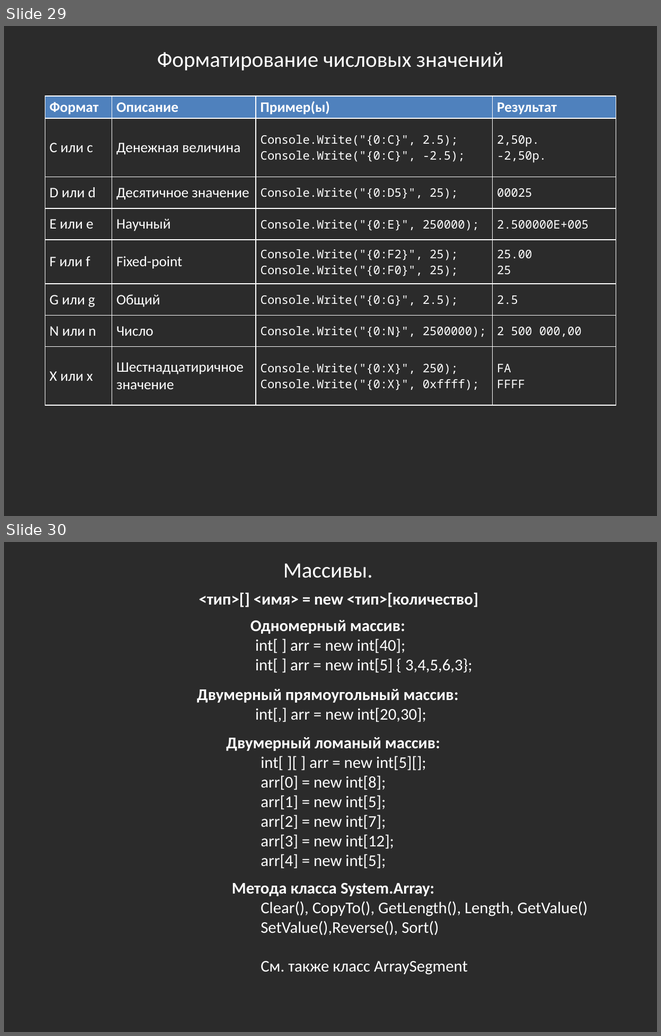
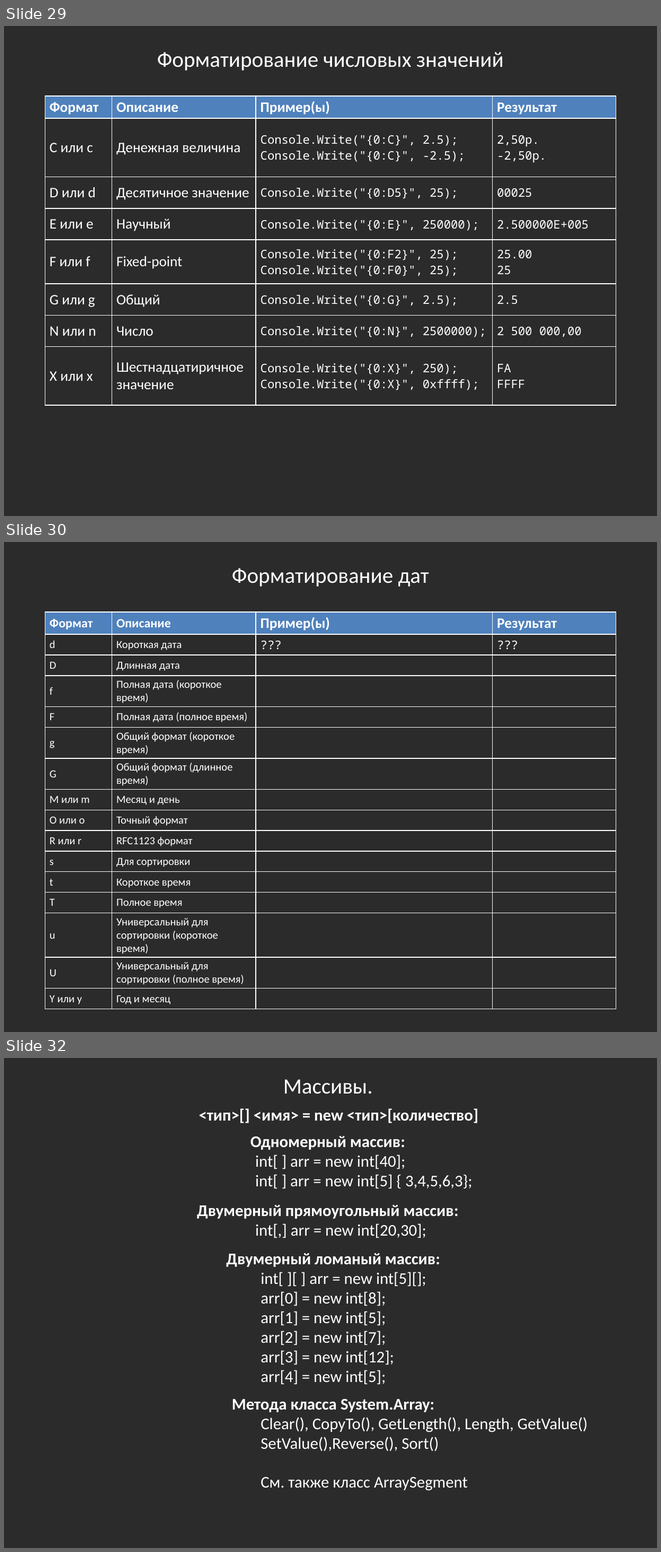
Before and after one commit to bazile/Training, a slide deck: Presentation/lesson-01.pptx. Shown one above the other, each under a label of ours: slides 29 and 30 before the commit, slides 29, 30 and 32 after it; the slides between them are not shown. The pictures are 661x1036 and 661x1552 pixels, drawn with LibreOffice and Linux fonts; fonts in the diff are those of the drawing; background and template pictures are left out; a plain dark background stands for a picture behind light text. Boxes give left, top, right and bottom in pixels: in the first picture for what was removed or moved away, otherwise in the second. Text is boxed around its words. In the diff, an @@ line names an element or a change of style, - is before the commit and + after.

```diff
--- a/Presentation/lesson-01.pptx
+++ b/Presentation/lesson-01.pptx
@@ slide 30 added at (4,542,657,1032), background picture (left out) @@
@@ text added at (232,568,429,587), 24 pt, text #FFFFFF @@
+Форматирование дат
@@ table added at (45,612,615,1006), 16 rows, 4 columns @@
+Формат | Описание | Пример(ы) | Результат
+d | Короткая дата | ??? | ???
+D | Длинная дата |  | 
+f | Полная дата (короткое время) |  | 
+F | Полная дата (полное время) |  | 
+g | Общий формат (короткое время) |  | 
+G | Общий формат (длинное время) |  | 
+M или m | Месяц и день |  | 
+O или o | Точный формат |  | 
+R или r | RFC1123 формат |  | 
+s | Для сортировки |  | 
+t | Короткое время |  | 
+T | Полное время |  | 
+u | Универсальный для сортировки (короткое время) |  | 
+U | Универсальный для сортировки (полное время) |  | 
+Y или y | Год и месяц |  | 
@@ what was slide 30 is now slide 32 @@
```
Also in this commit, not shown: 4 slides changed, 1 other slide added, 6 other files.
